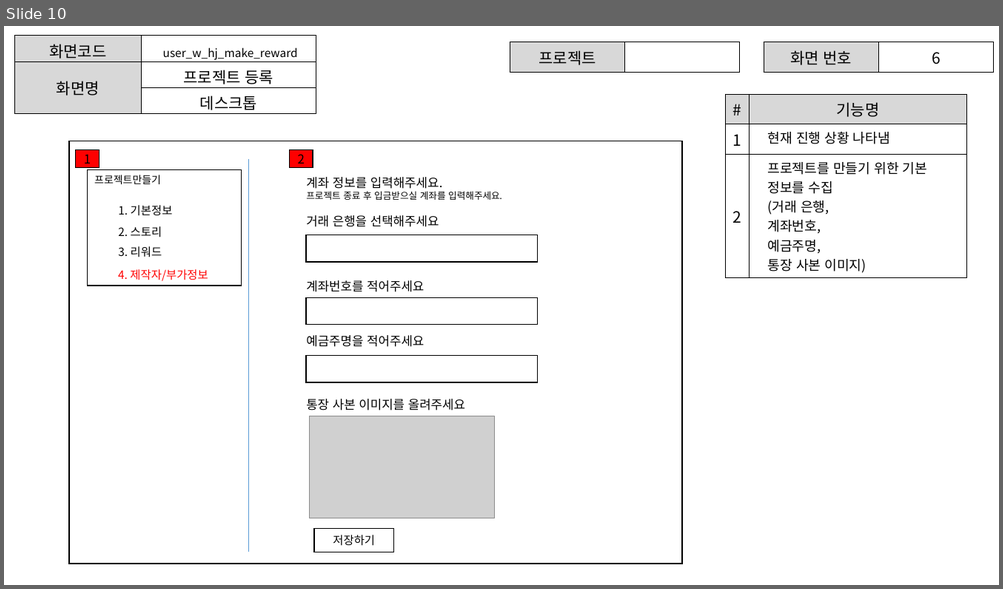
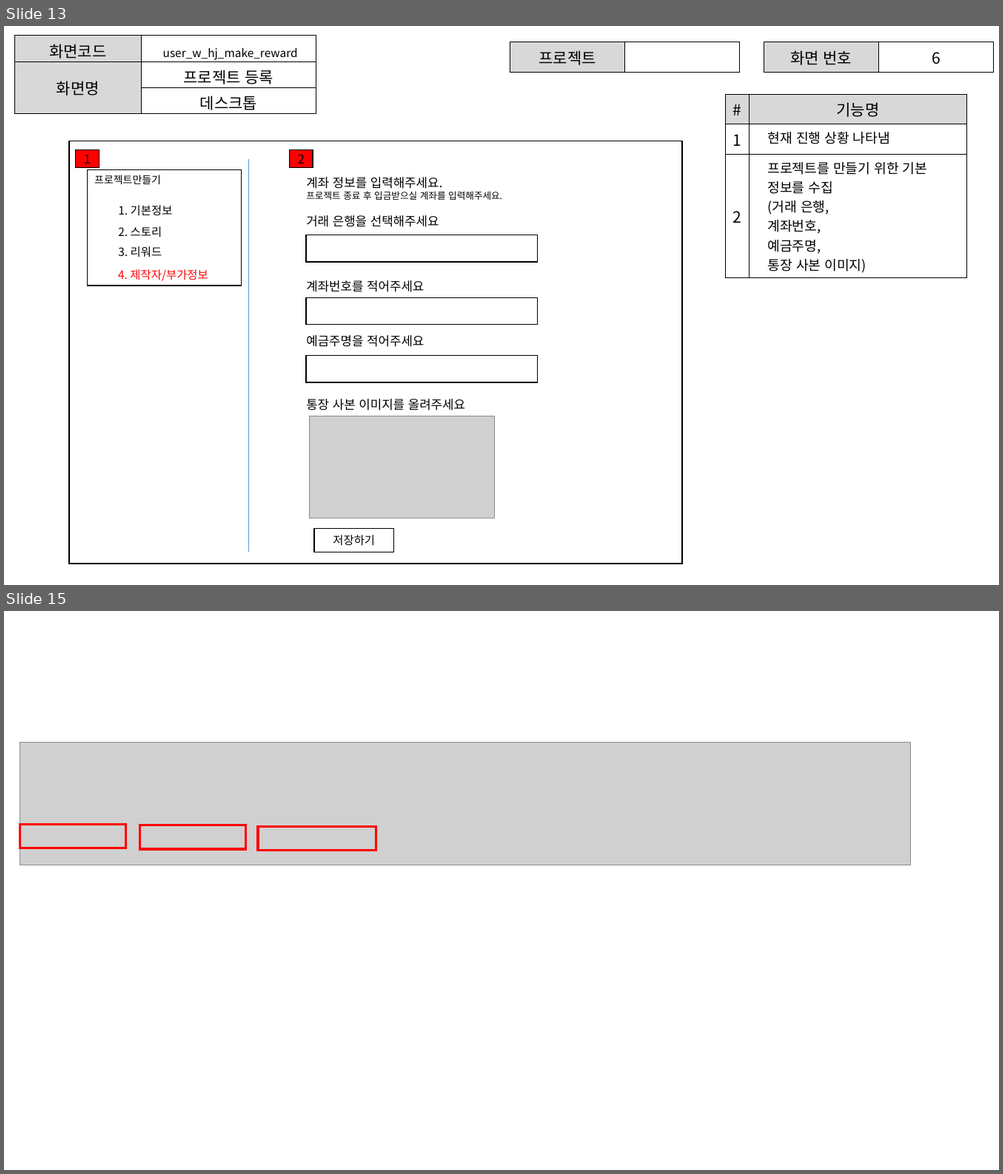
Before and after one commit to ezenteam2/EzenCrowdFunding, a slide deck: project03 화면설계서/0228 발표용 project03 - 화면 설계서 - 형준.pptx. Shown one above the other, each under a label of ours: slide 10 before the commit, slides 13 and 15 after it; the slides between them are not shown. The pictures are 1003x589 and 1003x1174 pixels, drawn with LibreOffice and Linux fonts; fonts in the diff are those of the drawing; grey boxes stand for pictures; background and template pictures are left out. Boxes give left, top, right and bottom in pixels: in the first picture for what was removed or moved away, otherwise in the second. Text is boxed around its words. In the diff, an @@ line names an element or a change of style, - is before the commit and + after.

```diff
--- a/project03 화면설계서/0228 발표용 project03 - 화면 설계서 - 형준.pptx
+++ b/project03 화면설계서/0228 발표용 project03 - 화면 설계서 - 형준.pptx
@@ slide 15 added at <box>4,611,999,1170</box>, background picture (left out) @@
@@ picture added at <box>20,742,910,866</box> @@
@@ rectangle added at <box>20,824,125,849</box>, outline #FF0000 2.25 pt @@
@@ rectangle added at <box>140,826,246,850</box>, outline #FF0000 2.25 pt @@
@@ rectangle added at <box>258,826,375,851</box>, outline #FF0000 2.25 pt @@
@@ what was slide 10 is now slide 13 @@
```
Also in this commit, not shown: 2 slides changed, 9 other slides added, 5 slides removed, 3 other files.
